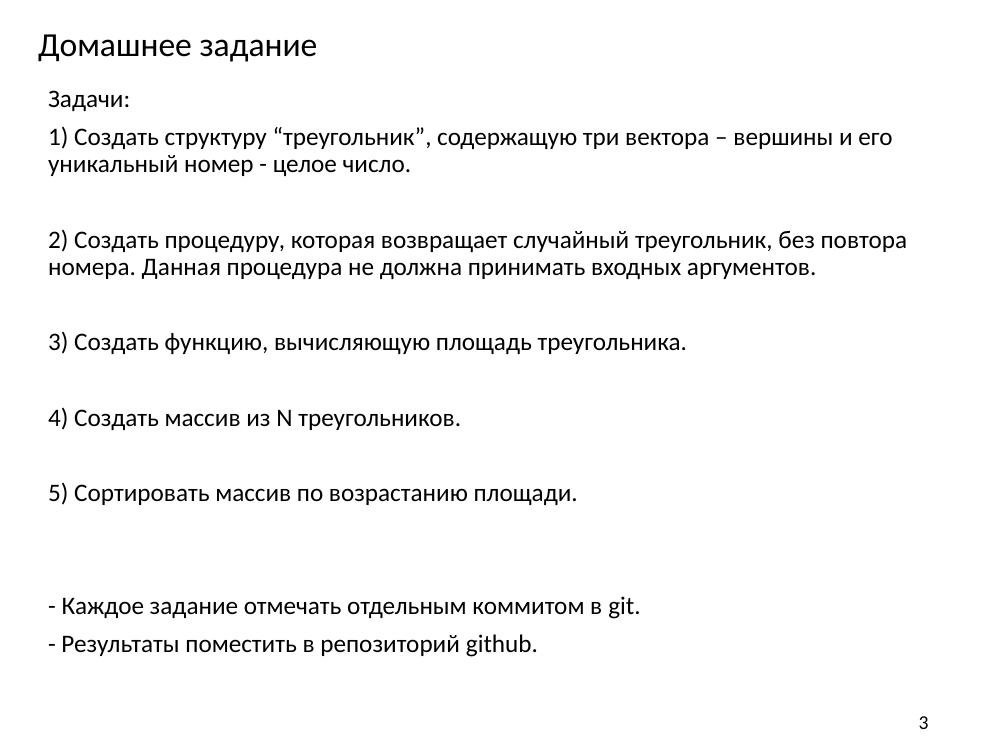
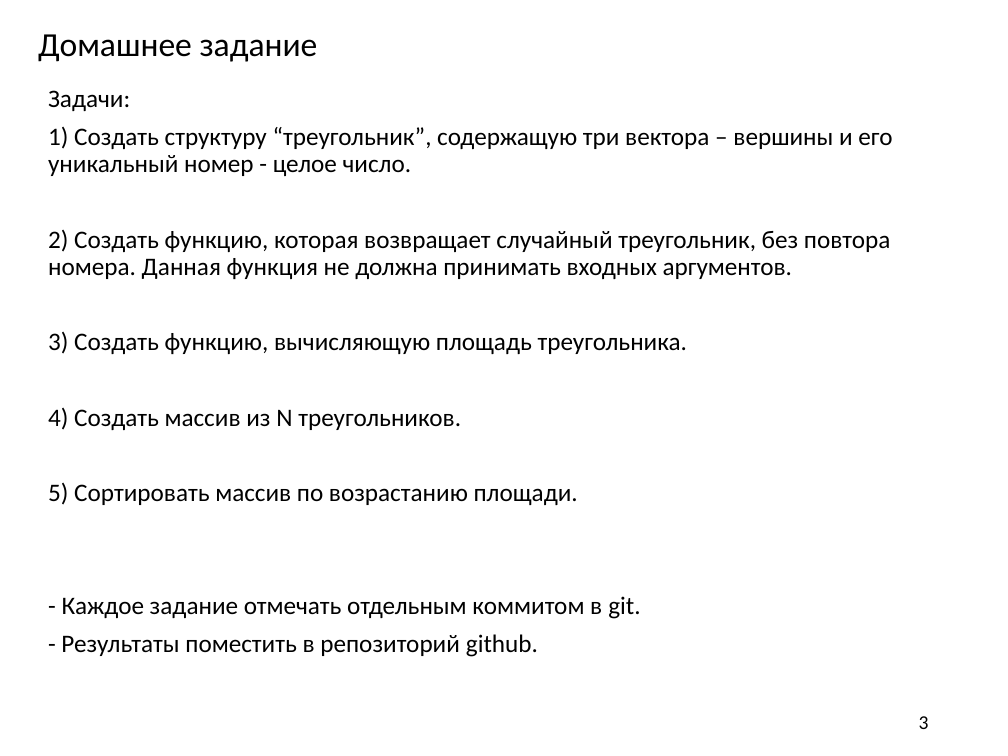
Before and after one commit to AleksandrVakulenko/Pascal_lectures, a slide deck: slide 3 of 4. Records/_4. Records.pptx. Drawn at 1008x756 pixels with LibreOffice and Linux fonts; fonts in the diff are those of the drawing. Boxes give left, top, right and bottom in pixels: in the first picture for what was removed or moved away, otherwise in the second. Text is boxed around its words. In the diff, an @@ line names an element or a change of style, - is before the commit and + after.

Commit message:
mistakes in pptx resolved

```diff
--- a/4. Records/_4. Records.pptx
+++ b/4. Records/_4. Records.pptx
@@ text at (48,230,890,279): text changed @@
-2) Создать процедуру, которая возвращает случайный треугольник, без повтора номера. Данная процедура не должна принимать входных аргументов.
+2) Создать функцию, которая возвращает случайный треугольник, без повтора номера. Данная функция не должна принимать входных аргументов.
```
